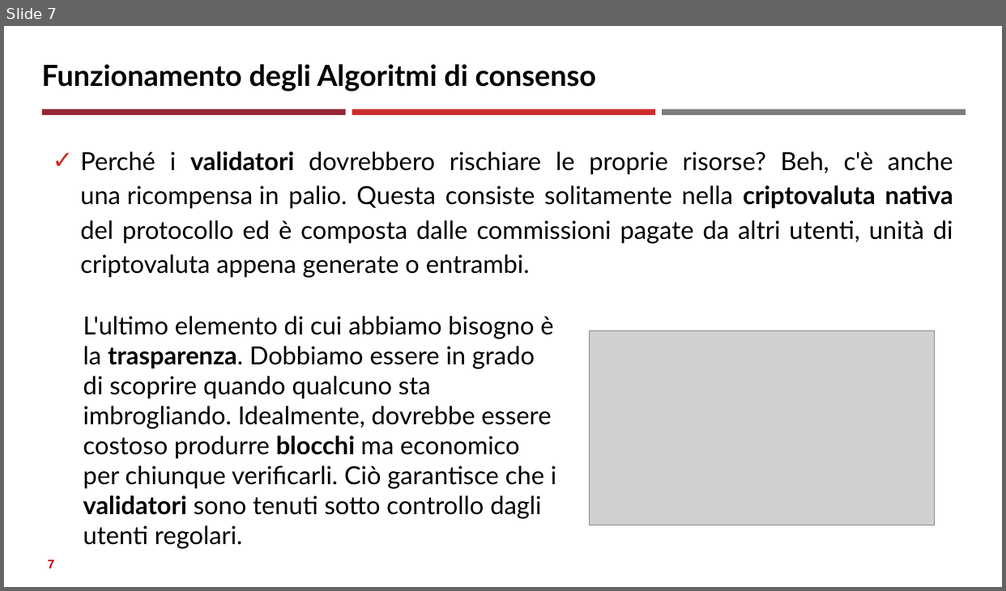
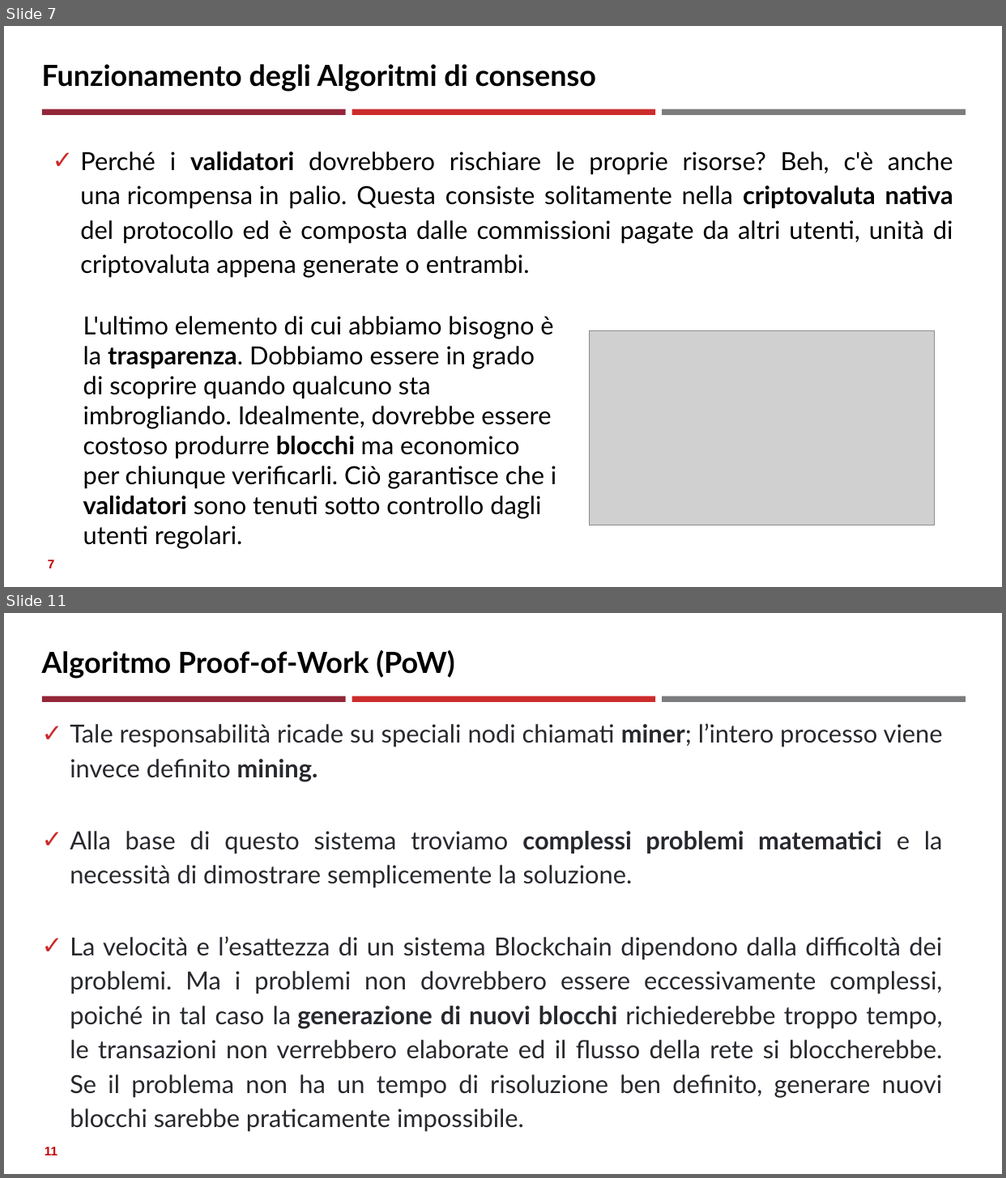
Before and after one commit to neural1977/data_science_interview_material, a slide deck: Assicurazioni/Algoritmi di consenso distribuito_ita.pptx. Shown one above the other, each under a label of ours: slide 7 before the commit, slides 7 and 11 after it; the slides between them are not shown. The pictures are 1006x591 and 1006x1178 pixels, drawn with LibreOffice and Linux fonts; fonts in the diff are those of the drawing; grey boxes stand for pictures. Boxes give left, top, right and bottom in pixels: in the first picture for what was removed or moved away, otherwise in the second. Text is boxed around its words. In the diff, an @@ line names an element or a change of style, - is before the commit and + after.

```diff
--- a/Assicurazioni/Algoritmi di consenso distribuito_ita.pptx
+++ b/Assicurazioni/Algoritmi di consenso distribuito_ita.pptx
@@ slide 11 added at (4,613,1002,1174), background #FFFFFF; not listed: 3 template elements that a slide beside it also shows @@
@@ title added at (42,650,454,679), 28 pt, text #000000, bold @@
+Algoritmo Proof-of-Work (PoW)
@@ text added at (70,723,943,1132), 24 pt, text #27282D @@
+✓ Tale responsabilità ricade su speciali nodi chiamati miner; l’intero processo viene invece definito mining.
+✓ Alla base di questo sistema troviamo complessi problemi matematici e la necessità di dimostrare semplicemente la soluzione.
+✓ La velocità e l’esattezza di un sistema Blockchain dipendono dalla difficoltà dei problemi. Ma i problemi non dovrebbero essere eccessivamente complessi, poiché in tal caso la generazione di nuovi blocchi richiederebbe troppo tempo, le transazioni non verrebbero elaborate ed il flusso della rete si bloccherebbe. Se il problema non ha un tempo di risoluzione ben definito, generare nuovi blocchi sarebbe praticamente impossibile.
@@ page number added at (44,1147,57,1156), 12 pt, text #C00000, bold @@
+11
```
Also in this commit, not shown: 2 slides changed, 4 other slides added, 2 other files.
